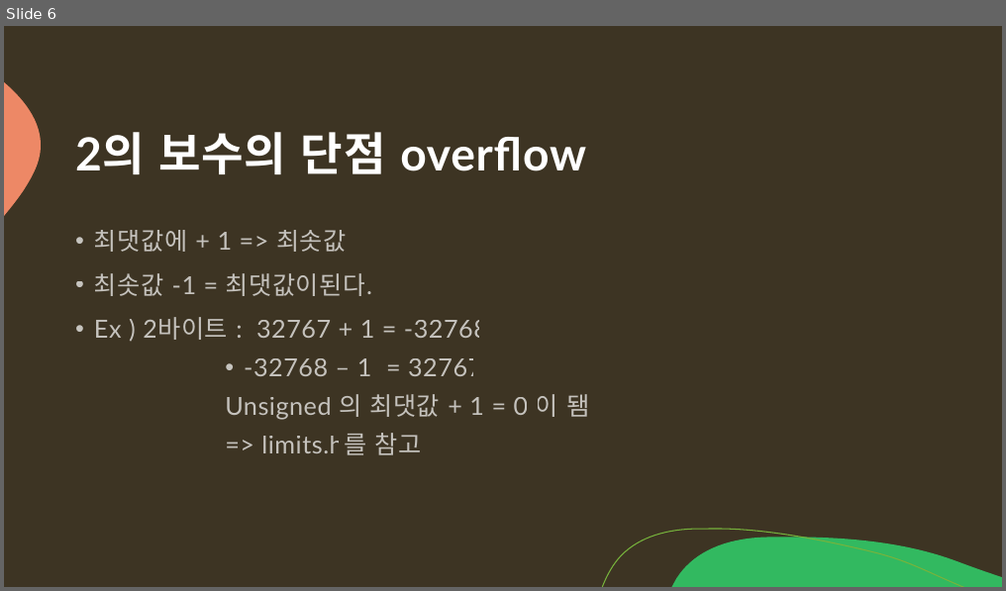
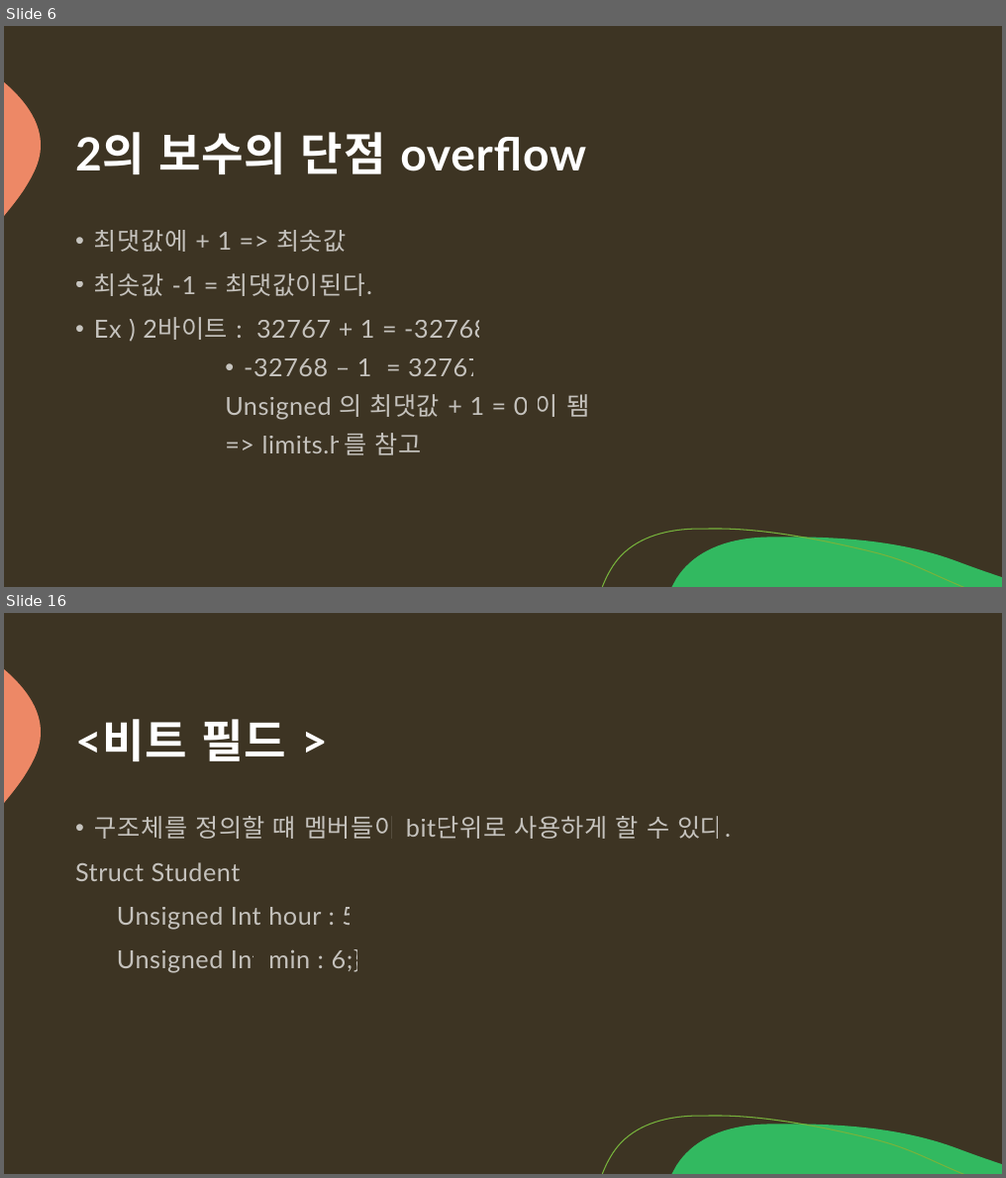
Before and after one commit to arkchimy/_Algorithm, a slide deck: 전공지식/C언어의 기초/C언어 기초지식.pptx. Shown one above the other, each under a label of ours: slide 6 before the commit, slides 6 and 16 after it; the slides between them are not shown. The pictures are 1006x591 and 1006x1178 pixels, drawn with LibreOffice and Linux fonts; fonts in the diff are those of the drawing. Boxes give left, top, right and bottom in pixels: in the first picture for what was removed or moved away, otherwise in the second. Text is boxed around its words. In the diff, an @@ line names an element or a change of style, - is before the commit and + after.

```diff
--- a/전공지식/C언어의 기초/C언어 기초지식.pptx
+++ b/전공지식/C언어의 기초/C언어 기초지식.pptx
@@ slide 16 added at (4, 613, 1002, 1174), background #3D3423; not listed: 3 template elements that a slide beside it also shows @@
@@ title added at (75, 719, 287, 761), 44 pt, text #FFFFFF, bold @@
+<비트 필드 >
@@ text added at (75, 816, 731, 973), 24 pt, text #FFFFFF at 70% opacity @@
+• 구조체를 정의할 떄 멤버들이 bit단위로 사용하게 할 수 있다.
+Struct Student {
+Unsigned Int hour : 5;
+Unsigned Int min : 6;}
```
Also in this commit, not shown: 4 slides changed, 10 other slides added.
